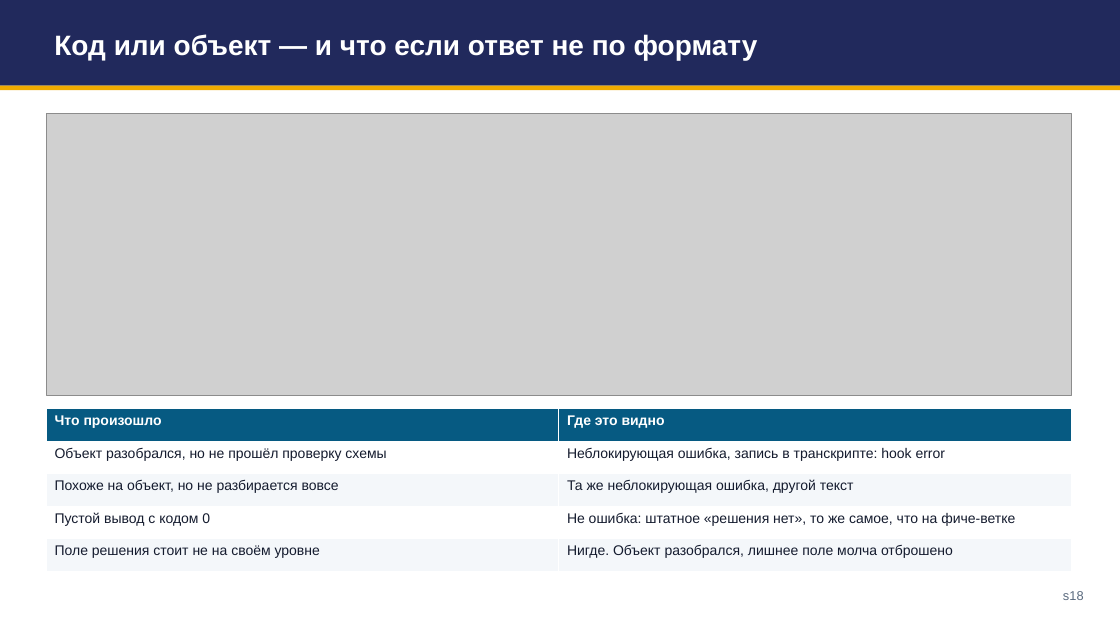
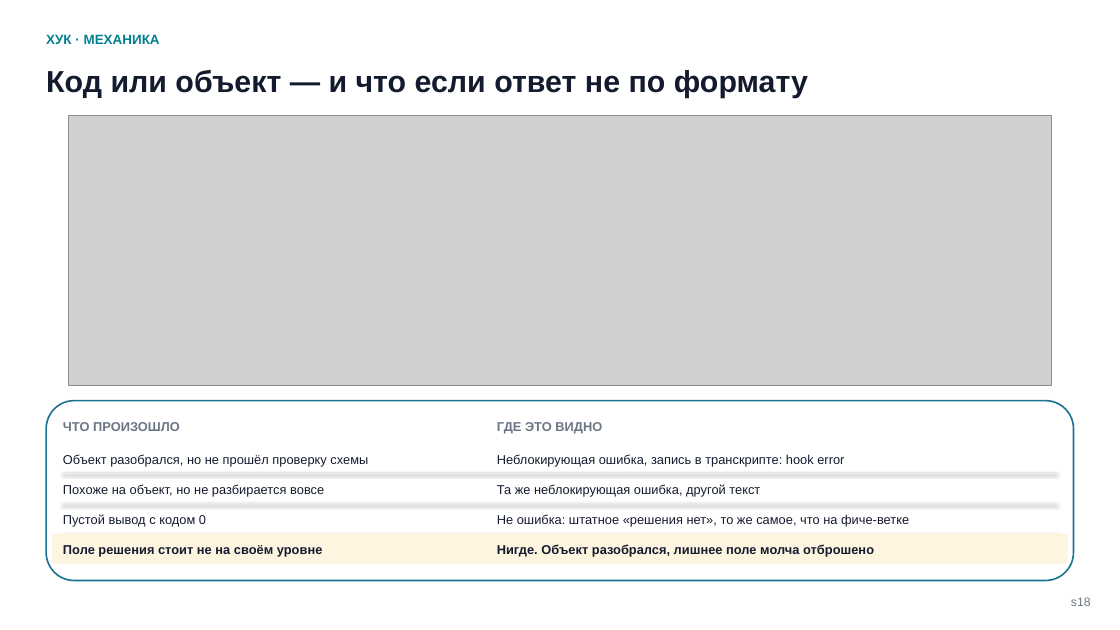
Before and after one commit to tellina-study/AI-usage-lessons, a slide deck: slide 18 of library/seminars/sem-05/rendered/sem-05.pptx. Drawn at 1120x630 pixels with LibreOffice and Linux fonts; fonts in the diff are those of the drawing; grey boxes stand for pictures. Boxes give left, top, right and bottom in pixels: in the first picture for what was removed or moved away, otherwise in the second. Text is boxed around its words. In the diff, an @@ line names an element or a change of style, - is before the commit and + after.

```diff
--- a/library/seminars/sem-05/rendered/sem-05.pptx
+++ b/library/seminars/sem-05/rendered/sem-05.pptx
@@ text "ХУК · МЕХАНИКА": place and size @@
-text "ХУК · МЕХАНИКА" at <box>0,0,1120,86</box>
+text "ХУК · МЕХАНИКА" at <box>46,34,160,44</box>
@@ text "ХУК · МЕХАНИКА" at <box>46,34,160,44</box>: fill #21295C to none @@
@@ text "Код или объект — и ...": place and size @@
-text "Код или объект — и ..." at <box>54,34,758,60</box>
+text "Код или объект — и ..." at <box>46,70,808,98</box>
@@ text "Код или объект — и ..." at <box>46,70,808,98</box>: size 24 to 26 pt, text colour #FFFFFF to #141B2E; line spacing 1 to 1.14; less space between paragraphs; vertical alignment middle to top @@
@@ text at <box>46,34,160,44</box>: text added @@
+ХУК · МЕХАНИКА
@@ rectangle removed at <box>0,86,1120,91</box> @@
@@ picture: place and size @@
-picture at <box>46,113,1071,395</box>
+picture at <box>68,115,1051,386</box>
@@ table removed at <box>46,408,1071,571</box>, 5 rows, 2 columns @@
-Что произошло | Где это видно
-Объект разобрался, но не прошёл проверку схемы | Неблокирующая ошибка, запись в транскрипте: hook error
-Похоже на объект, но не разбирается вовсе | Та же неблокирующая ошибка, другой текст
-Пустой вывод с кодом 0 | Не ошибка: штатное «решения нет», то же самое, что на фиче-ветке
-Поле решения стоит не на своём уровне | Нигде. Объект разобрался, лишнее поле молча отброшено
@@ rounded rectangle added at <box>46,401,1074,581</box>, fill #FFFFFF, outline #1C7293 1.4 pt @@
@@ text added at <box>63,422,180,431</box>, 11 pt, text #6B7685, bold @@
+ЧТО ПРОИЗОШЛО
@@ text added at <box>497,422,602,434</box>, 11 pt, text #6B7685, bold @@
+ГДЕ ЭТО ВИДНО
@@ text added at <box>63,454,368,466</box>, 11 pt, text #141B2E @@
+Объект разобрался, но не прошёл проверку схемы
@@ line added from (63, 473) to (1057, 473), #E5EAF0 0.75 pt @@
@@ text added at <box>497,454,844,466</box>, 11 pt, text #141B2E @@
+Неблокирующая ошибка, запись в транскрипте: hook error
@@ text added at <box>63,484,324,497</box>, 11 pt, text #141B2E @@
+Похоже на объект, но не разбирается вовсе
@@ line added from (63, 503) to (1057, 503), #E5EAF0 0.75 pt @@
@@ text added at <box>497,484,760,497</box>, 11 pt, text #141B2E @@
+Та же неблокирующая ошибка, другой текст
@@ rounded rectangle added at <box>52,534,1068,564</box>, fill #FEF5E0 @@
@@ text added at <box>63,514,206,527</box>, 11 pt, text #141B2E @@
+Пустой вывод с кодом 0
@@ line added from (63, 534) to (1057, 534), #E5EAF0 0.75 pt @@
@@ text added at <box>497,514,909,527</box>, 11 pt, text #141B2E @@
+Не ошибка: штатное «решения нет», то же самое, что на фиче-ветке
@@ text added at <box>63,545,322,557</box>, 11 pt, text #141B2E, bold @@
+Поле решения стоит не на своём уровне
@@ text added at <box>497,544,874,557</box>, 11 pt, text #141B2E, bold @@
+Нигде. Объект разобрался, лишнее поле молча отброшено
@@ text "s18": place and size @@
-text "s18" at <box>1063,591,1084,600</box>
+text "s18" at <box>1071,597,1091,606</box>
@@ text "s18" at <box>1071,597,1091,606</box>: size 11 to 10.5 pt, text colour #5B6B7F to #6B7685; line spacing 1 to 1.18; less space between paragraphs @@
```
Also in this commit, not shown: 55 other slides changed, 18 other files.
